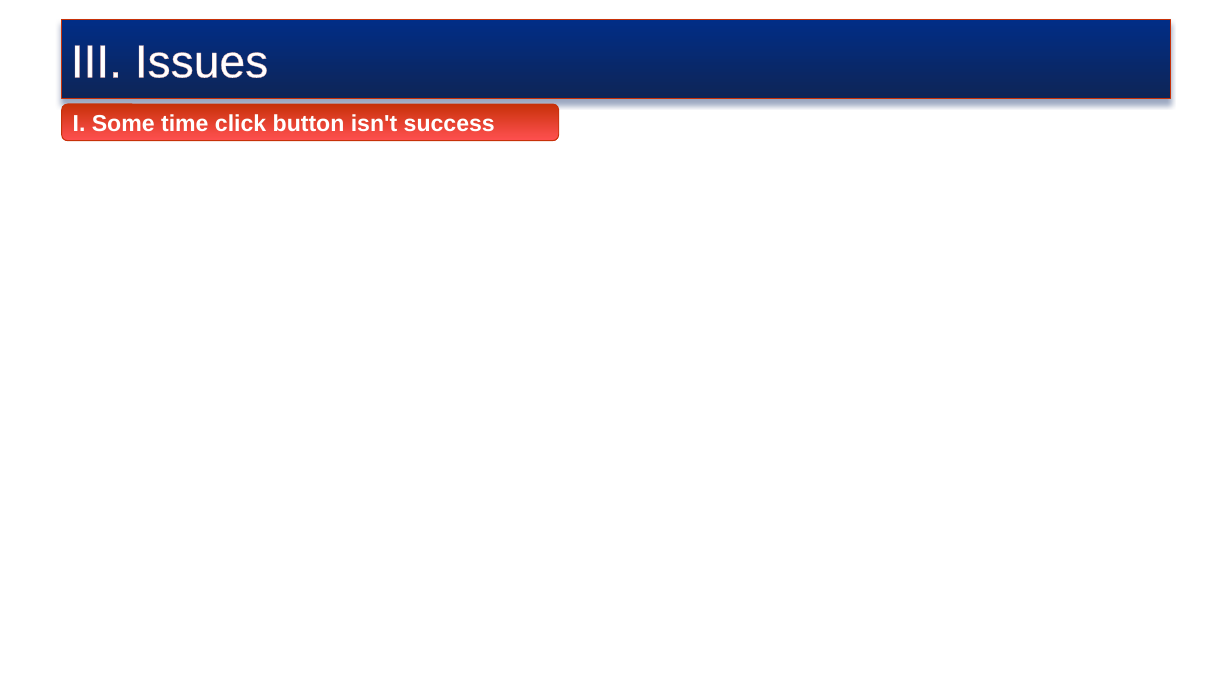
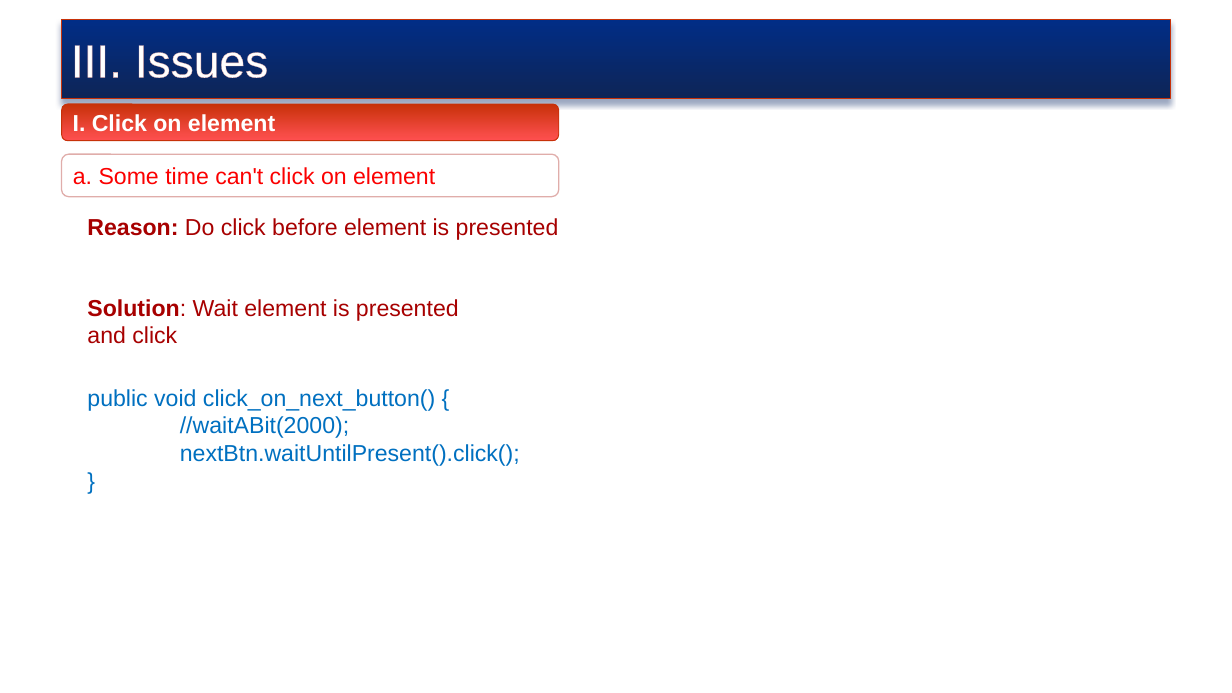
Before and after one commit to truyenkv/sharing, a slide deck: slide 10 of Sharing.pptx. Drawn at 1232x693 pixels with LibreOffice and Linux fonts; fonts in the diff are those of the drawing; background and template pictures are left out. Boxes give left, top, right and bottom in pixels: in the first picture for what was removed or moved away, otherwise in the second. Text is boxed around its words. In the diff, an @@ line names an element or a change of style, - is before the commit and + after.

```diff
--- a/Sharing.pptx
+++ b/Sharing.pptx
@@ text in rounded rectangle at [73,113,275,131]: text changed @@
-I. Some time click button isn't success
+I. Click on element
@@ rounded rectangle added at [62,154,559,197], fill #FFFFFF, outline #E0ADAA 1 pt, 18 pt, text #FB0000 @@
+a. Some time can't click on element
@@ text added at [87,218,559,240], 18 pt, text #A80000 @@
+Reason: Do click before element is presented
@@ text added at [87,299,459,344], 18 pt, text #A80000 @@
+Solution: Wait element is presented and click
@@ text added at [87,389,520,466], 18 pt, text #0070C0 @@
+public void click_on_next_button() {
+//waitABit(2000);
+nextBtn.waitUntilPresent().click();
+}
```
Also in this commit, not shown: 1 other slide changed, 2 slides added.
